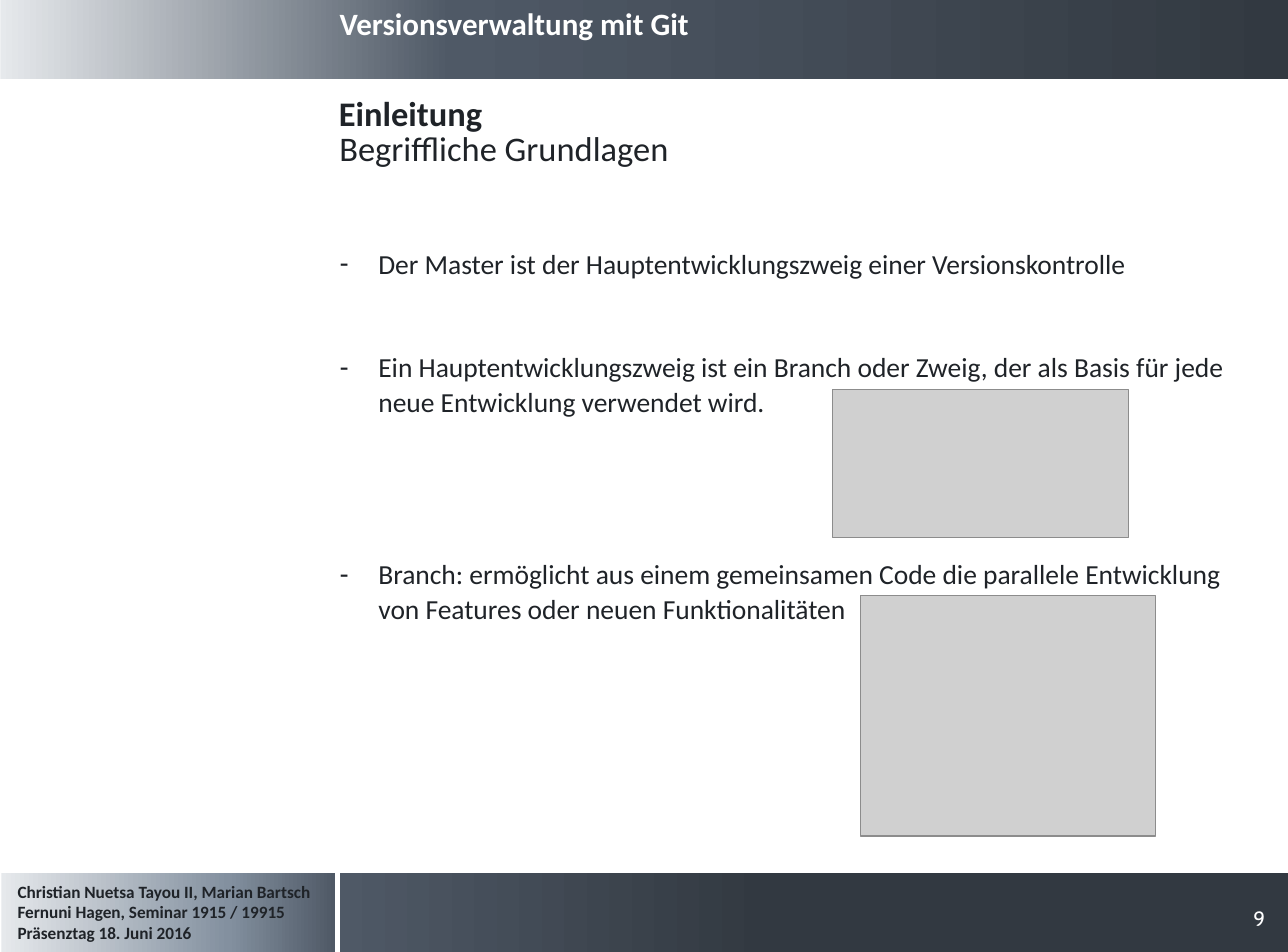
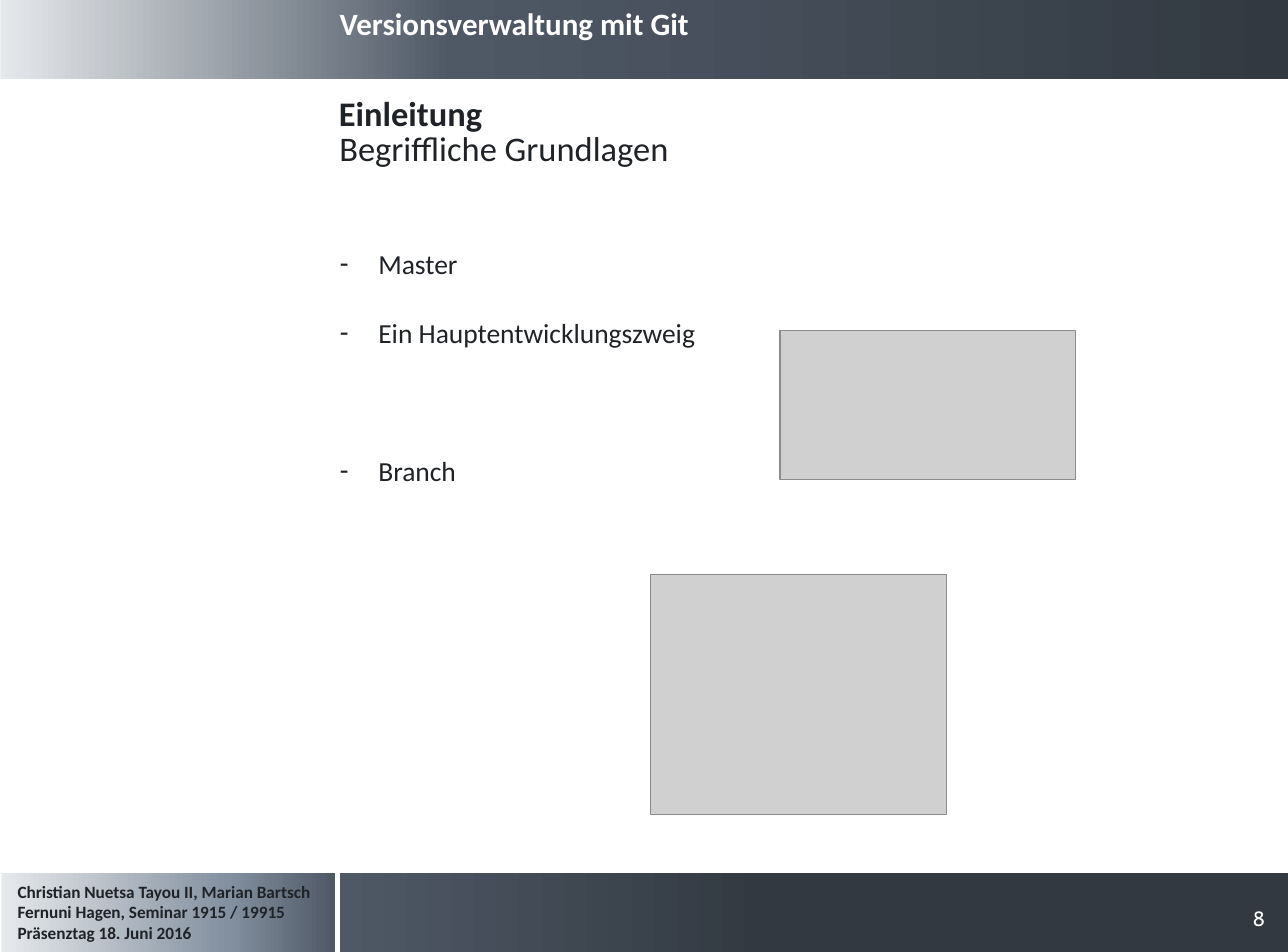
Before and after one commit to cristallin/git-project-seminar, a slide deck: slide 8 of Präsentation_Seminararbeit.pptx (slide 9 before the commit). Drawn at 1288x952 pixels with LibreOffice and Linux fonts; fonts in the diff are those of the drawing; grey boxes stand for pictures; background and template pictures are left out. Boxes give left, top, right and bottom in pixels: in the first picture for what was removed or moved away, otherwise in the second. Text is boxed around its words. In the diff, an @@ line names an element or a change of style, - is before the commit and + after.

Commit message:
Mergen der beiden Präsentationen und somit Erstellung einer gemeinsamen Präsentation die auf dem aktuellen Stand sein sollte.

```diff
--- a/Präsentation_Seminararbeit.pptx
+++ b/Präsentation_Seminararbeit.pptx
@@ text at box(378, 256, 695, 481): text changed @@
-– Der Master ist der Hauptentwicklungszweig einer Versionskontrolle
-– Ein Hauptentwicklungszweig ist ein Branch oder Zweig, der als Basis für jede neue Entwicklung verwendet wird.
-– Branch: ermöglicht aus einem gemeinsamen Code die parallele Entwicklung von Features oder neuen Funktionalitäten
+– Master
+– Ein Hauptentwicklungszweig
+– Branch
@@ picture: place and size @@
-picture at box(833, 389, 1129, 538)
+picture at box(780, 331, 1076, 480)
@@ picture: place and size @@
-picture at box(860, 596, 1157, 837)
+picture at box(651, 574, 947, 814)
@@ page number at box(1253, 911, 1266, 927): text changed @@
-9
+8
```
Also in this commit, not shown: 12 other slides changed, 1 slide removed.
